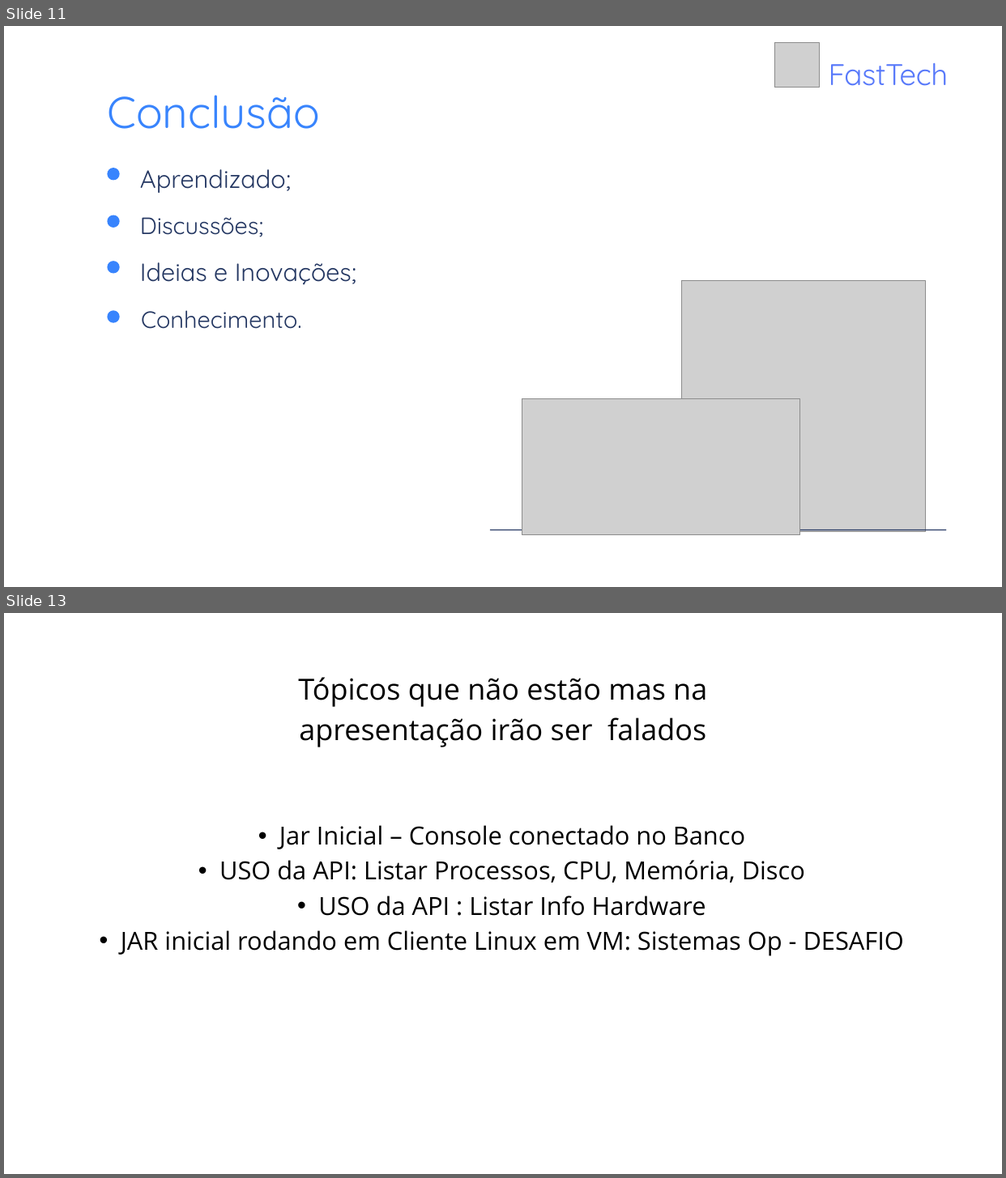
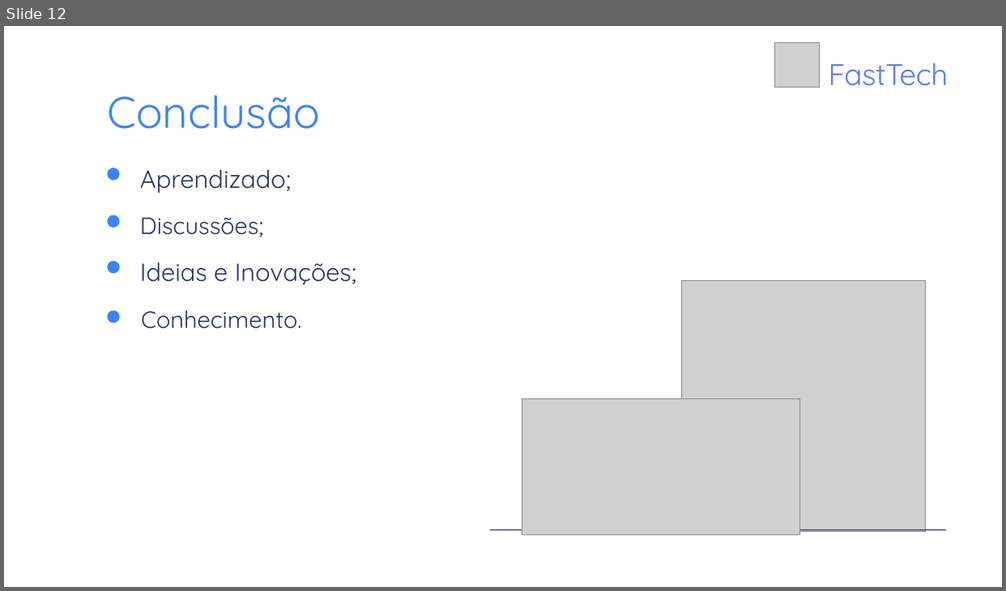
Before and after one commit to Grupo-1-adsa/Grupo-1-adsa, a slide deck: Documentação/PPT/FastTech - Sprint 2.pptx. Shown one above the other, each under a label of ours: slides 11 and 13 before the commit, slide 12 after it; the slides between them are not shown. The pictures are 1006x1178 and 1006x591 pixels, drawn with LibreOffice and Linux fonts; fonts in the diff are those of the drawing; grey boxes stand for pictures. Boxes give left, top, right and bottom in pixels: in the first picture for what was removed or moved away, otherwise in the second. Text is boxed around its words. In the diff, an @@ line names an element or a change of style, - is before the commit and + after.

```diff
--- a/Documentação/PPT/FastTech - Sprint 2.pptx
+++ b/Documentação/PPT/FastTech - Sprint 2.pptx
@@ slide 13 removed at [4, 613, 1002, 1174], background #FFFFFF @@
@@ text removed at [298, 677, 707, 747] @@
-Tópicos que não estão mas na apresentação irão ser falados
@@ text removed at [121, 825, 904, 956] @@
-  • Jar Inicial – Console conectado no Banco
-  • USO da API: Listar Processos, CPU, Memória, Disco
-  • USO da API : Listar Info Hardware
-  • JAR inicial rodando em Cliente Linux em VM: Sistemas Op - DESAFIO
@@ what was slide 11 is now slide 12 @@
```
Also in this commit, not shown: 2 slides changed, 1 slide added, 1 other file.
